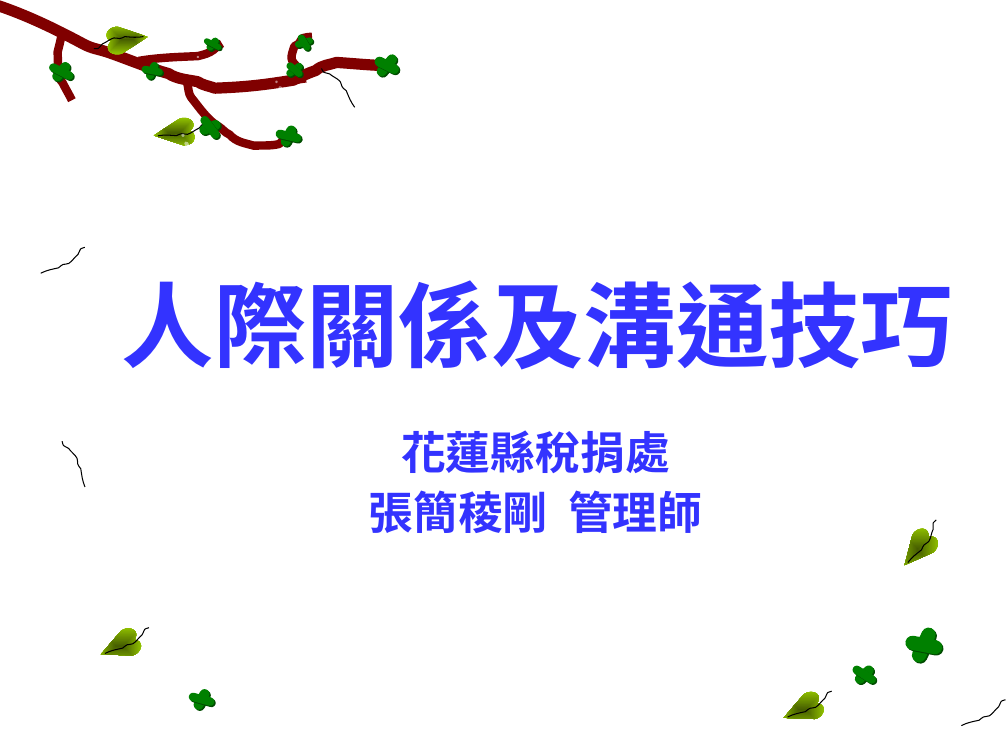
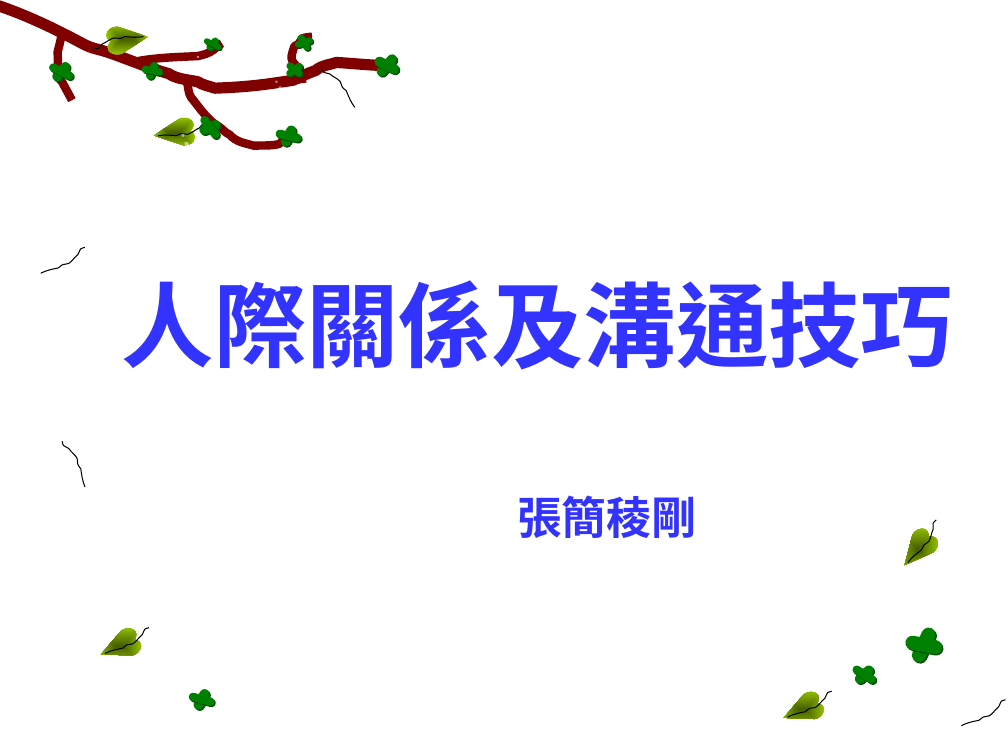
Before and after one commit to fhopecc/stxt, a slide deck: slide 1 of doc/tutorial/interperson.odp. Drawn at 1008x756 pixels with LibreOffice and Linux fonts; fonts in the diff are those of the drawing; background and template pictures are left out. Boxes give left, top, right and bottom in pixels: in the first picture for what was removed or moved away, otherwise in the second. Text is boxed around its words. In the diff, an @@ line names an element or a change of style, - is before the commit and + after.

```diff
--- a/doc/tutorial/interperson.odp
+++ b/doc/tutorial/interperson.odp
@@ subtitle at bbox=[517, 495, 696, 538]: text changed @@
-花蓮縣稅捐處
-張簡稜剛 管理師
+張簡稜剛
```
Also in this commit, not shown: 4 other files.
